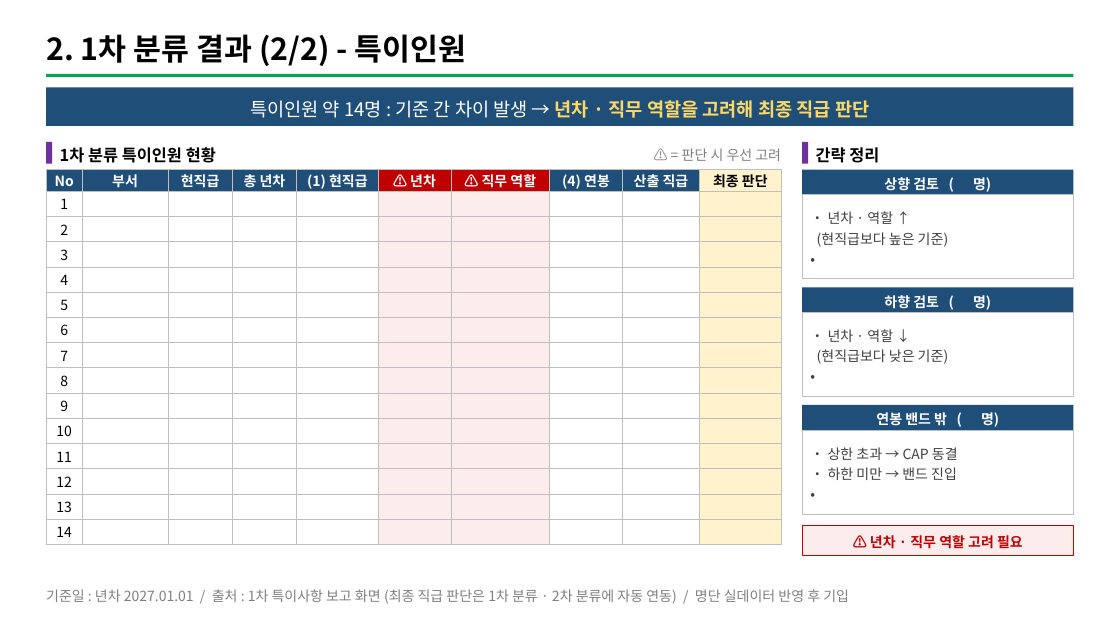
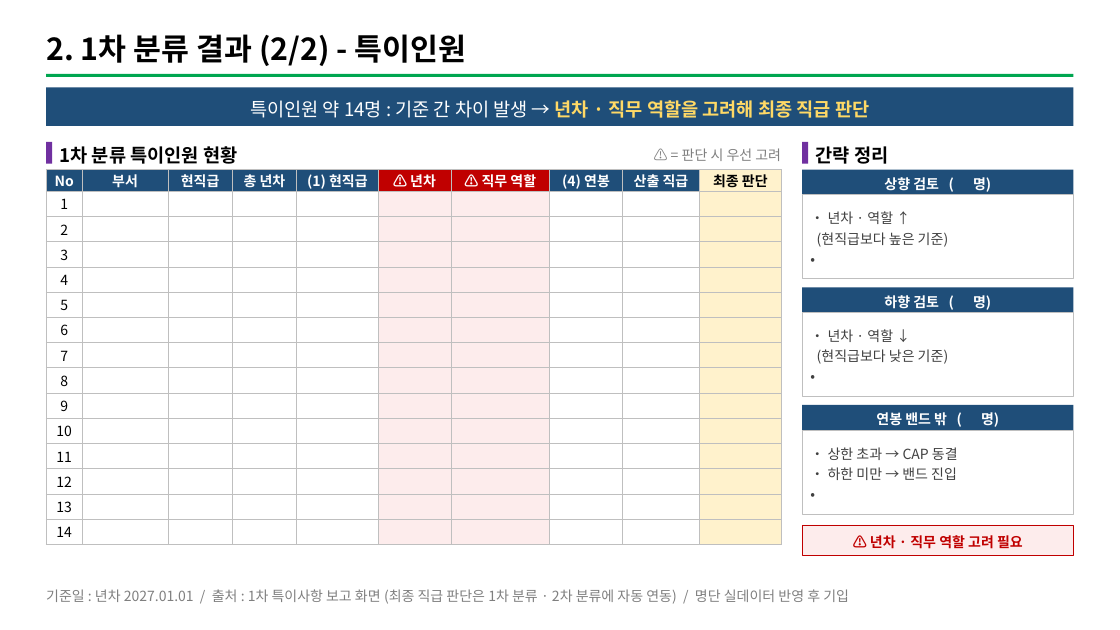
Before and after one commit to chosw9187-source/30agro, a slide deck: slide 4 of tools/grade2/report/직급재분류_결과보고(안).pptx. Drawn at 1120x630 pixels with LibreOffice and Linux fonts; fonts in the diff are those of the drawing. Boxes give left, top, right and bottom in pixels: in the first picture for what was removed or moved away, otherwise in the second. Text is boxed around its words. In the diff, an @@ line names an element or a change of style, - is before the commit and + after.

```diff
--- a/tools/grade2/report/직급재분류_결과보고(안).pptx
+++ b/tools/grade2/report/직급재분류_결과보고(안).pptx
@@ text "1차 분류 특이인원 현황" at (60,146,237,164): size 14 to 16 pt @@
@@ text "간략 정리" at (816,146,888,164): size 14 to 16 pt @@
```
Also in this commit, not shown: 5 other slides changed, 1 other file.
